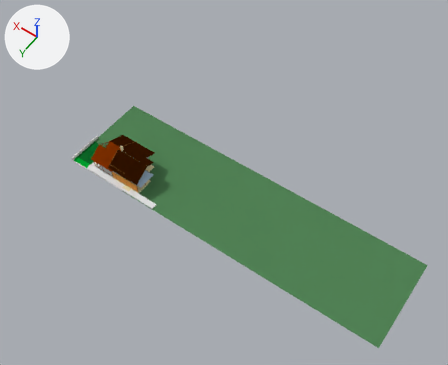
A saved change to the Blender file projects/blender/bahce/202303evYAN.blend.
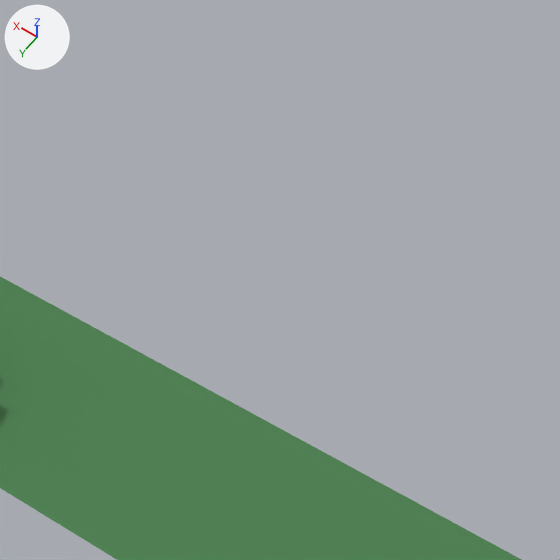
The first picture shows the older version from a 50 mm camera at (-84.5, 70.5, 126.3) aimed at (-32.6, -2.2, 12.0). The close-ups show both versions on the part from 37% to 93% of the width and 0% to 69% of the height of that picture; other places that the commit changed are outside them. Arrows for +X, +Y and +Z are at upper left; the lights stay in place.

Script lines for the objects in view, before the commit:
```python
me_bahcev_ic_olcu = bpy.data.meshes.new('bahcev-IC-olcu')
me_bahcev_ic_olcu.from_pydata([(-0.281, -0.5, 0.0), (0.281, -0.5, 0.0), (-0.281, 0.5, 0.0), (0.281, 0.5, 0.0)], [], [(0, 1, 3, 2)])
me_bahcev_ic_olcu.materials.append(mat_bahcev_ic_olcu)  # its picture is missing
me_plane = bpy.data.meshes.new('Plane')
me_plane.from_pydata([(0.0, 0.0, 0.0), (2.0, 0.0, 0.0), (0.0, 2.0, 0.0), (2.0, 2.0, 0.0)], [], [(0, 1, 3, 2)])
me_plane.materials.append(mat_material_001)  # green #528356
ob_bahcev_ic_olcu = bpy.data.objects.new('bahcev-IC-olcu', me_bahcev_ic_olcu)
ob_bahcev_ic_olcu.location = (-30.5, -40.7, 25.6)
ob_bahcev_ic_olcu.rotation_euler = (1.571, 1.54, 0.342)  # degrees (90, 88, 20)
ob_bahcev_ic_olcu.scale = (21.9, 21.9, 21.9)
ob_bahcev_ic_olcu.hide_set(True)  # its collection is switched off
ob_plane = bpy.data.objects.new('Plane', me_plane)
ob_plane.location = (-80.0, -17.5, 0.0)
ob_plane.scale = (45.0, 12.5, 1.0)
```
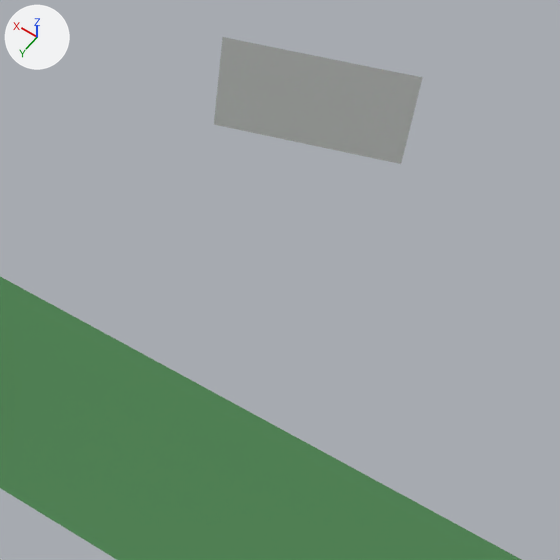
Patch to the scene script:
```diff
--- a/projects/blender/bahce/202303evYAN.blend.py
+++ b/projects/blender/bahce/202303evYAN.blend.py
@@ ob_bahcev_ic_olcu @@
 ob_bahcev_ic_olcu.scale = (21.9, 21.9, 21.9)
-ob_bahcev_ic_olcu.hide_set(True)  # its collection is switched off
```

Changed parts and their boxes (x1, y1, x2, y2) in the close-ups (560 x 560 px):
'bahcev-IC-olcu', shown
    after: (214, 37, 423, 164)
